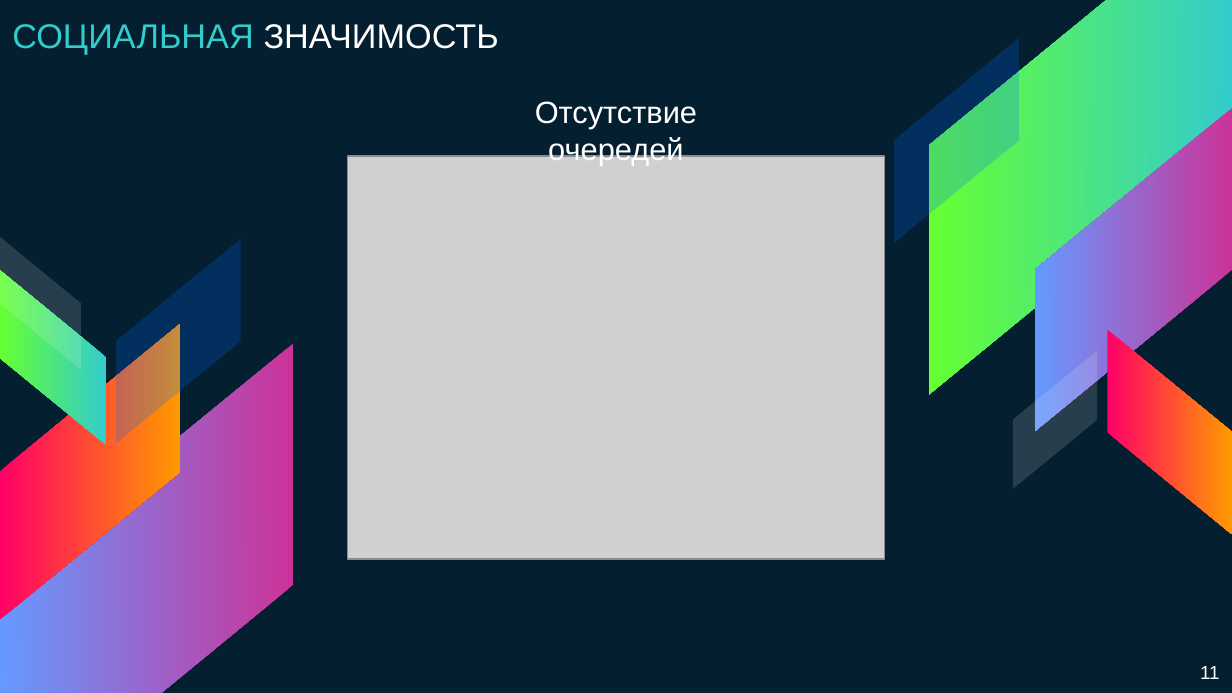
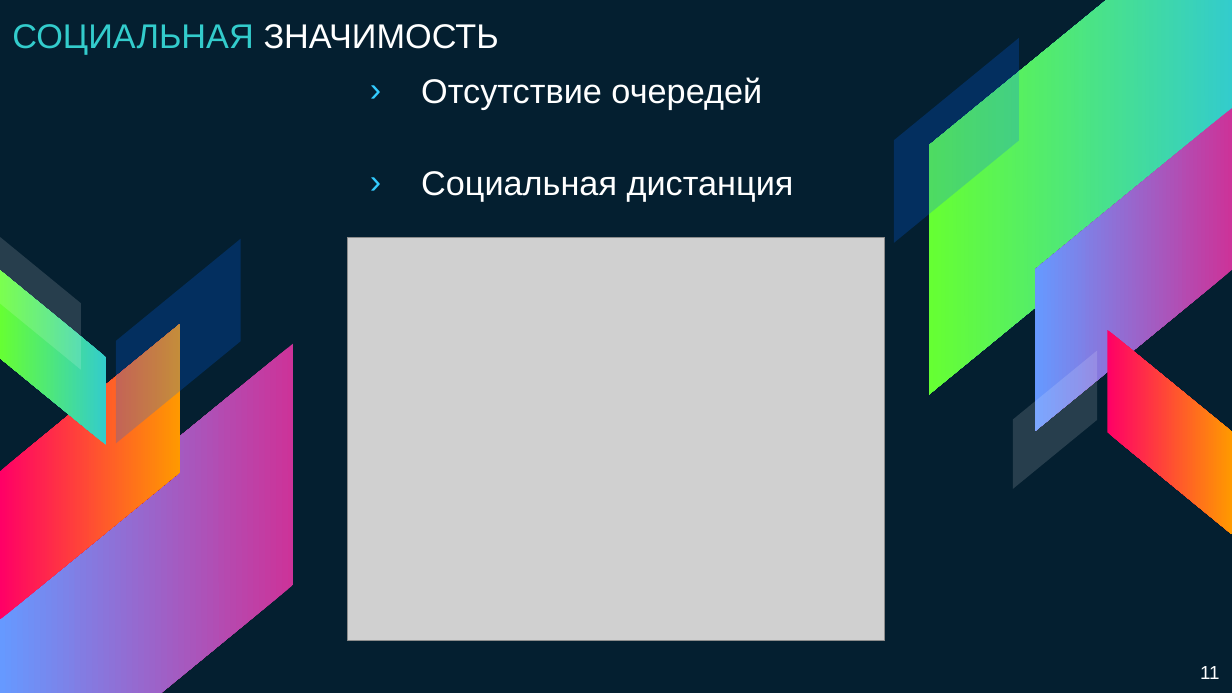
Before and after one commit to adonixis/MFC56, a slide deck: slide 11 of Презентация Выйти из IT.pptx. Drawn at 1232x693 pixels with LibreOffice and Linux fonts; fonts in the diff are those of the drawing; grey boxes stand for pictures. Boxes give left, top, right and bottom in pixels: in the first picture for what was removed or moved away, otherwise in the second. Text is boxed around its words. In the diff, an @@ line names an element or a change of style, - is before the commit and + after.

Commit message:
Update presentation

```diff
--- a/Презентация Выйти из IT.pptx
+++ b/Презентация Выйти из IT.pptx
@@ text "Отсутствие очередей" moved from (x1=535, y1=101, x2=697, y2=166) to (x1=421, y1=77, x2=794, y2=202) @@
@@ text at (x1=421, y1=77, x2=762, y2=109): size 18 to 20 pt in "Отсутствие очередей"; alignment centre to justified; bullet none to ›; more space between paragraphs @@
@@ text at (x1=421, y1=171, x2=794, y2=202): paragraph added @@
+› Социальная дистанция
@@ picture moved from (x1=347, y1=156, x2=885, y2=559) to (x1=347, y1=238, x2=885, y2=641) @@
```
Also in this commit, not shown: 4 other slides changed, 1 slide added, 1 slide removed.
